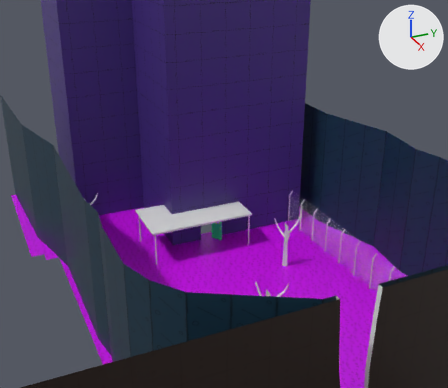
The glTF model level_models/house_entrance.glb, before and after one commit.
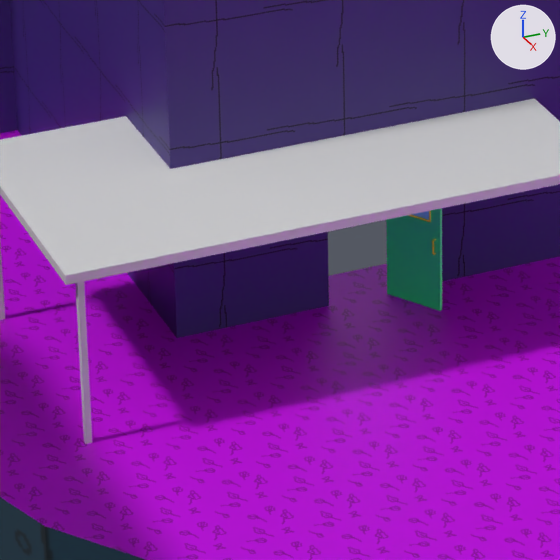
Old and new are each drawn from a 50 mm lens placed at (36.93, -12.69, 25.28), pointed at (-6.24, 6.74, 3.7) and again close up on the part from 31% to 54% of the width and 47% to 74% of the height. Arrows for +X, +Y and +Z are at upper right; the lights stay in place. Objects named as collision shapes, trigger or cutter boxes, shadow casters or lower levels of detail are left out. Where no turn or scale is listed for an object, it has been applied to the vertices.

Names of what the first close-up shows: 'Cube', 'Cube.002', 'forest_floor', 'forest_wall', 'house_outside', 'outsidedoor'.
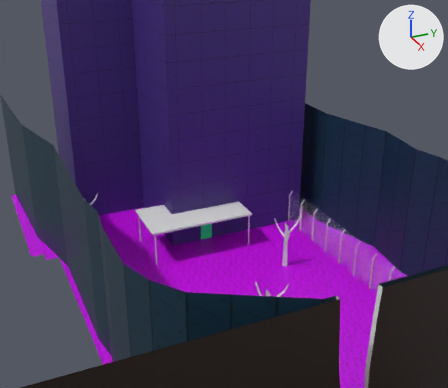
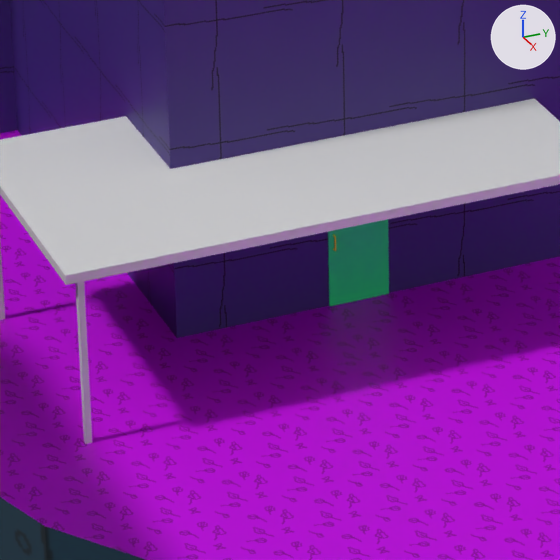
Where the change shows, as pixel boxes [x1, y1, x2, y2] in the close-ups (560 x 560 px):
'outsidedoor', turned
    before: [386, 208, 442, 311]
    after: [328, 219, 389, 306]

What changed in the scene script:
```text
Change ob_outsidedoor:
    ob_outsidedoor.rotation_euler: (0.0, 0.0, -2.585) -> (0.0, 0.0, 1.571)  # degrees (0, 0, -148) -> degrees (0, 0, 90)
```
